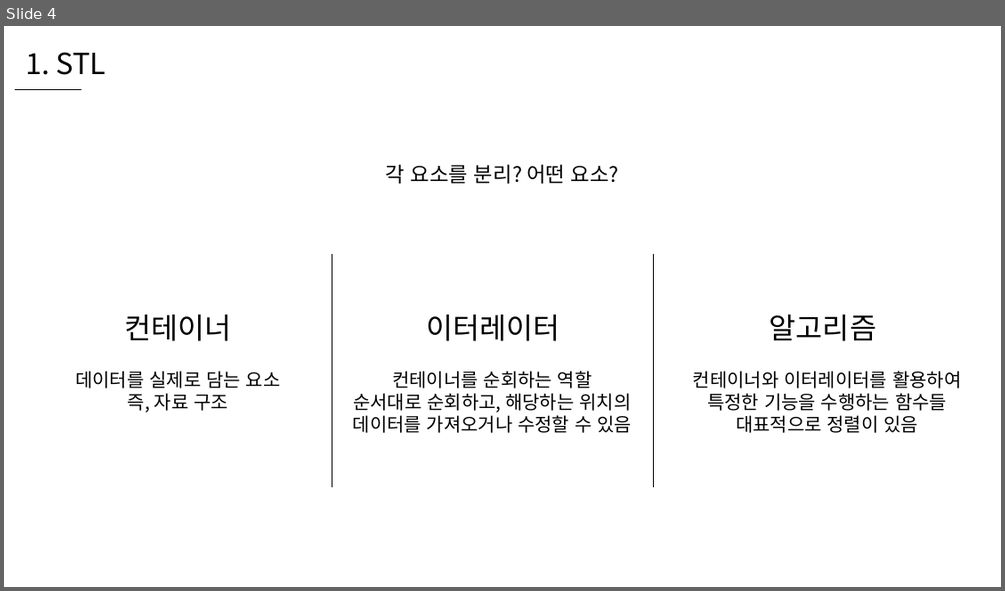
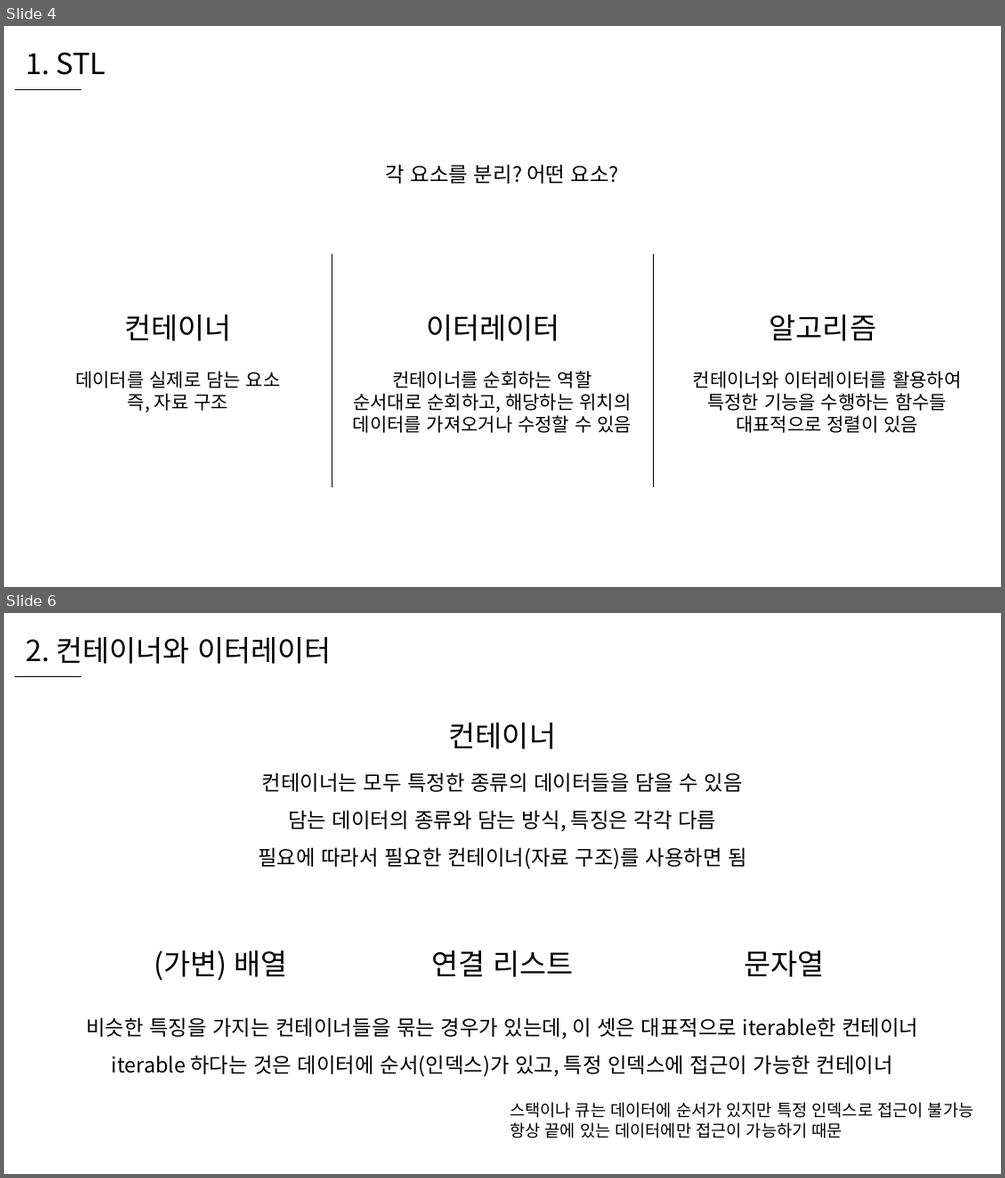
Before and after one commit to WooLyung/2021-RG-Lecture, a slide deck: 수업 자료/4 - C++ STL.pptx. Shown one above the other, each under a label of ours: slide 4 before the commit, slides 4 and 6 after it; the slides between them are not shown. The pictures are 1005x591 and 1005x1178 pixels, drawn with LibreOffice and Linux fonts; fonts in the diff are those of the drawing. Boxes give left, top, right and bottom in pixels: in the first picture for what was removed or moved away, otherwise in the second. Text is boxed around its words. In the diff, an @@ line names an element or a change of style, - is before the commit and + after.

Commit message:
수업 자료 업데이트

```diff
--- a/수업 자료/4 - C++ STL.pptx
+++ b/수업 자료/4 - C++ STL.pptx
@@ slide 6 added at (4, 613, 1001, 1174), background #FFFFFF @@
@@ text added at (25, 637, 332, 664), 28 pt, text #000000 @@
+2. 컨테이너와 이터레이터
@@ line added from (15, 676) to (81, 676), #000000 0.5 pt @@
@@ text added at (449, 722, 556, 749), 28 pt, text #000000 @@
+컨테이너
@@ text added at (258, 772, 746, 869), 20 pt, text #000000 @@
+컨테이너는 모두 특정한 종류의 데이터들을 담을 수 있음
+담는 데이터의 종류와 담는 방식, 특징은 각각 다름
+필요에 따라서 필요한 컨테이너(자료 구조)를 사용하면 됨
@@ text added at (154, 950, 287, 980), 28 pt, text #000000 @@
+(가변) 배열
@@ text added at (431, 950, 574, 977), 28 pt, text #000000 @@
+연결 리스트
@@ text added at (744, 950, 824, 977), 28 pt, text #000000 @@
+문자열
@@ text added at (86, 1017, 918, 1077), 20 pt, text #000000 @@
+비슷한 특징을 가지는 컨테이너들을 묶는 경우가 있는데, 이 셋은 대표적으로 iterable한 컨테이너
+iterable 하다는 것은 데이터에 순서(인덱스)가 있고, 특정 인덱스에 접근이 가능한 컨테이너
@@ text added at (510, 1102, 973, 1138), 16 pt, text #000000 @@
+스택이나 큐는 데이터에 순서가 있지만 특정 인덱스로 접근이 불가능
+항상 끝에 있는 데이터에만 접근이 가능하기 때문
```
Also in this commit, not shown: 8 slides changed, 26 other slides added, 5 other files.
